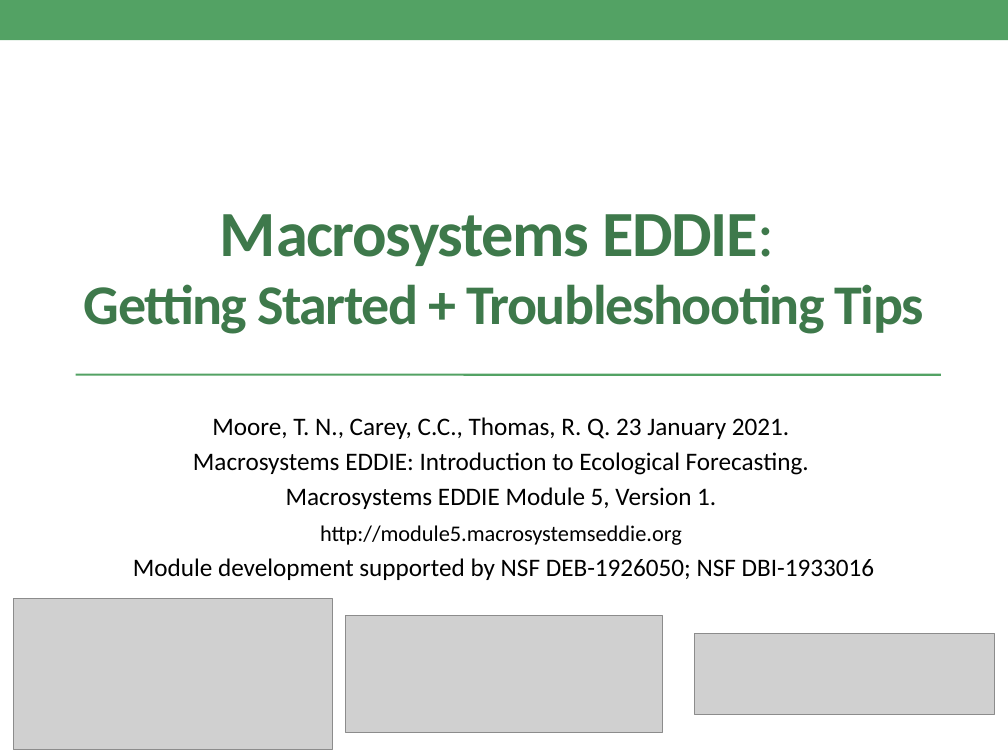
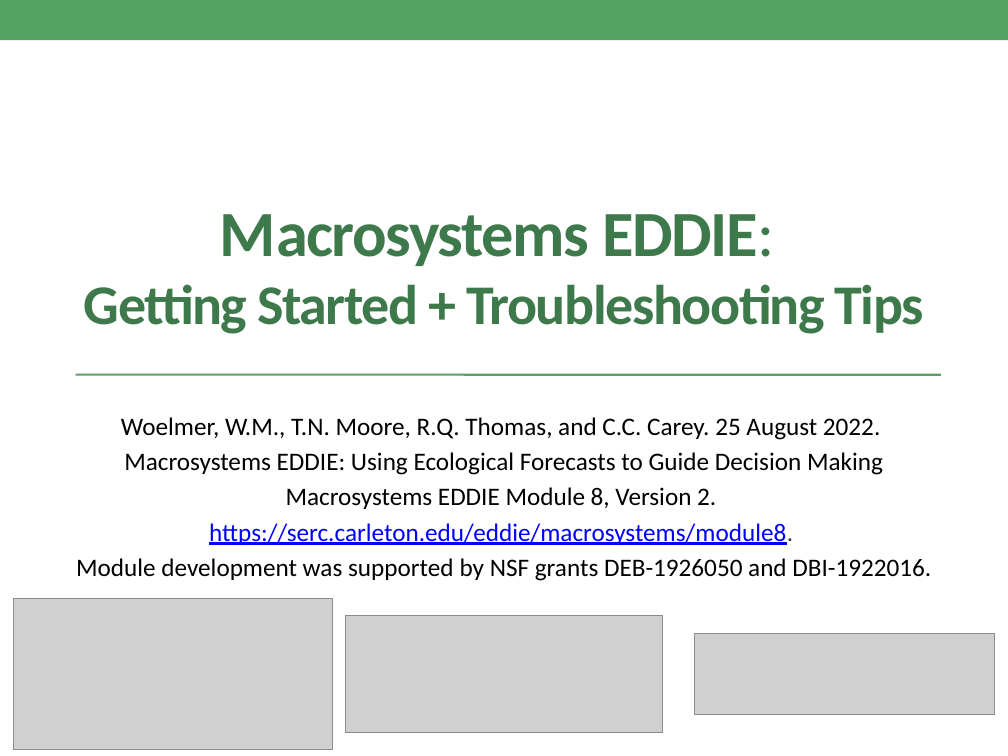
Before and after one commit to CareyLabVT/MacrosystemsEDDIE, a slide deck: slide 1 of EDI_Publishing/Macrosystems_EDDIE_Module_8_DecisionSupport/Editable_versions_all_files/Getting_Started_with_Shiny_FINAL.pptx. Drawn at 1008x756 pixels with LibreOffice and Linux fonts; fonts in the diff are those of the drawing; grey boxes stand for pictures. Boxes give left, top, right and bottom in pixels: in the first picture for what was removed or moved away, otherwise in the second. Text is boxed around its words. In the diff, an @@ line names an element or a change of style, - is before the commit and + after.

```diff
--- a/EDI_Publishing/Macrosystems_EDDIE_Module_8_DecisionSupport/Editable_versions_all_files/Getting_Started_with_Shiny_FINAL.pptx
+++ b/EDI_Publishing/Macrosystems_EDDIE_Module_8_DecisionSupport/Editable_versions_all_files/Getting_Started_with_Shiny_FINAL.pptx
@@ subtitle at [76,417,931,581]: text changed @@
-Moore, T. N., Carey, C.C., Thomas, R. Q. 23 January 2021.
-Macrosystems EDDIE: Introduction to Ecological Forecasting.
-Macrosystems EDDIE Module 5, Version 1.
-http://module5.macrosystemseddie.org
-Module development supported by NSF DEB-1926050; NSF DBI-1933016
+Woelmer, W.M., T.N. Moore, R.Q. Thomas, and C.C. Carey. 25 August 2022.
+Macrosystems EDDIE: Using Ecological Forecasts to Guide Decision Making
+Macrosystems EDDIE Module 8, Version 2.
+https://serc.carleton.edu/eddie/macrosystems/module8.
+Module development was supported by NSF grants DEB-1926050 and DBI-1922016.
```
Also in this commit, not shown: 8 other slides changed, 21 other files.
